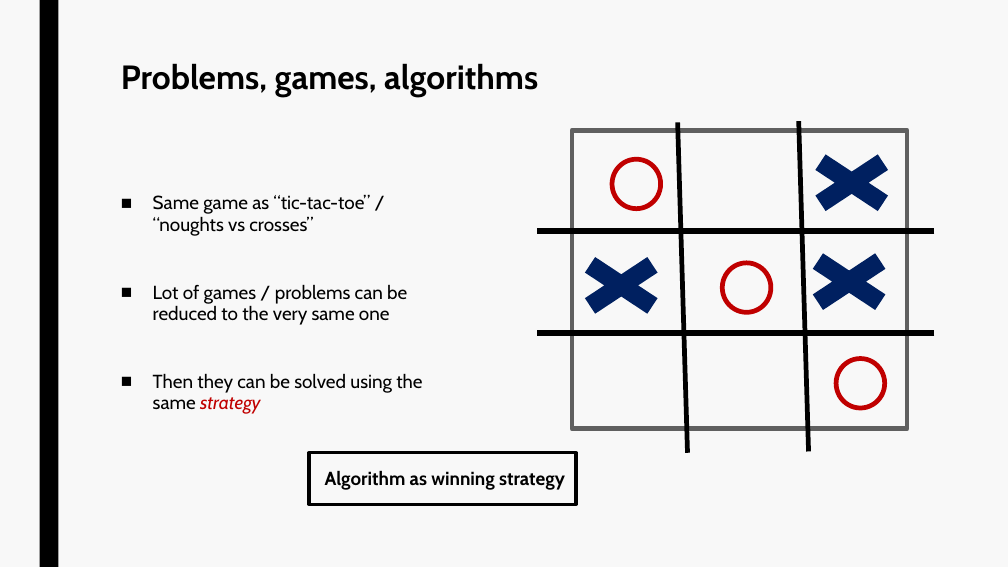
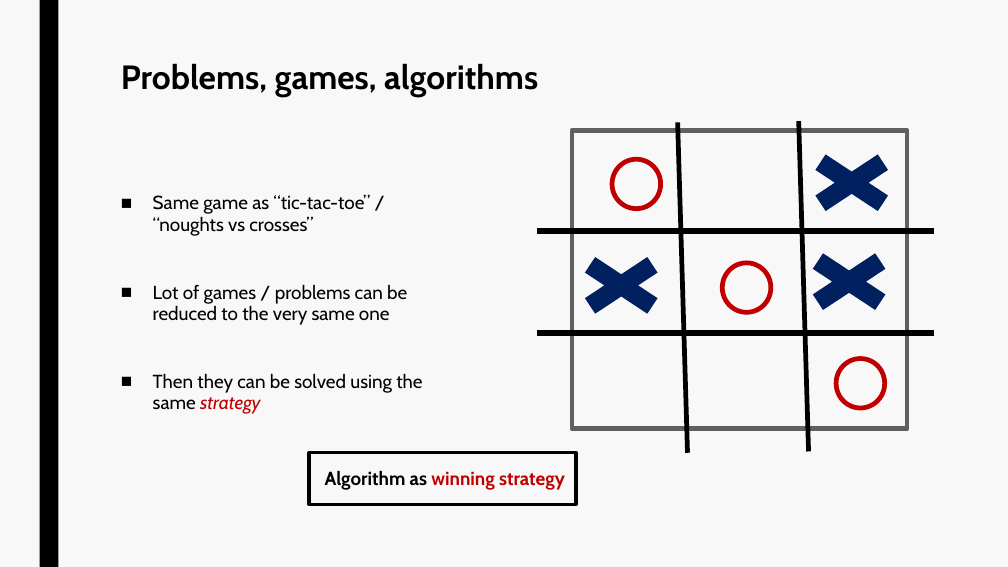
Before and after one commit to jurtasun/presentations, a slide deck: slide 6 of 202306_LMS_Complexity/230619_LMS_Complexity.ppt. Drawn at 1008x567 pixels with LibreOffice and Linux fonts; fonts in the diff are those of the drawing. Boxes give left, top, right and bottom in pixels: in the first picture for what was removed or moved away, otherwise in the second. Text is boxed around its words. In the diff, an @@ line names an element or a change of style, - is before the commit and + after.

```diff
--- a/202306_LMS_Complexity/230619_LMS_Complexity.ppt
+++ b/202306_LMS_Complexity/230619_LMS_Complexity.ppt
@@ text "Algorithm as winning strategy" at (325, 470, 565, 490): text colour #000000 to #C00000 in "winning strategy" @@
```
Also in this commit, not shown: 3 other slides changed, 3 other files.
